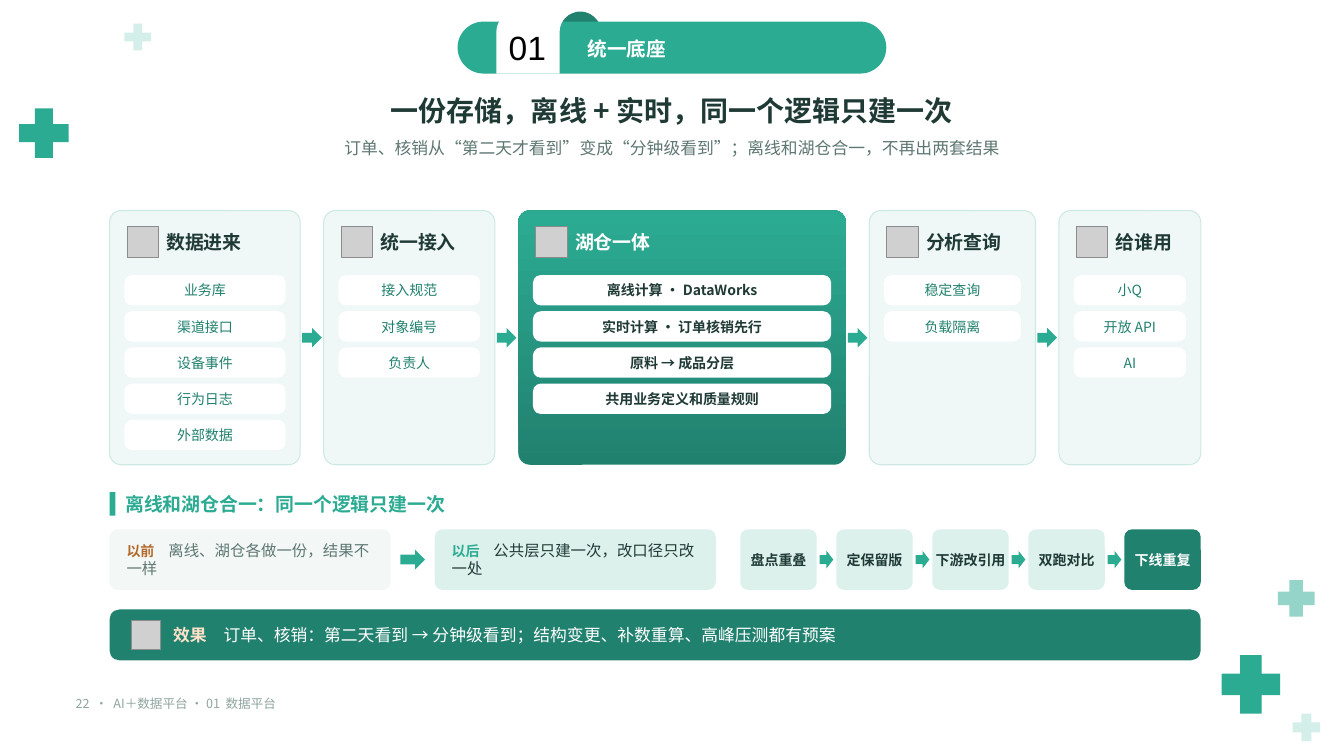
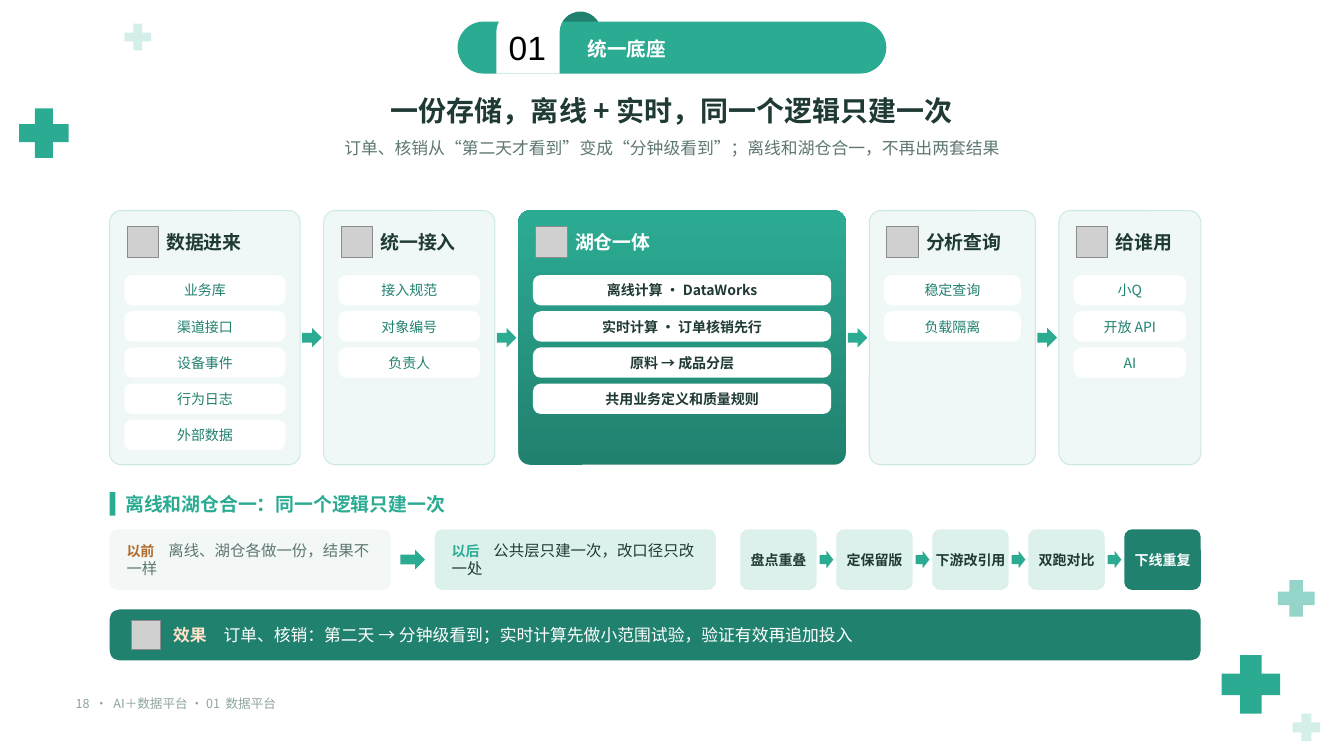
Before and after one commit to keanying/relevance, a slide deck: slide 18 of AI＋数据平台_老板汇报_青绿模板.pptx (slide 22 before the commit). Drawn at 1344x756 pixels with LibreOffice and Linux fonts; fonts in the diff are those of the drawing; grey boxes stand for pictures; background and template pictures are left out. Boxes give left, top, right and bottom in pixels: in the first picture for what was removed or moved away, otherwise in the second. Text is boxed around its words. In the diff, an @@ line names an element or a change of style, - is before the commit and + after.

```diff
--- a/AI＋数据平台_老板汇报_青绿模板.pptx
+++ b/AI＋数据平台_老板汇报_青绿模板.pptx
@@ text at (173, 627, 853, 644): text changed @@
-效果 订单、核销：第二天看到 → 分钟级看到；结构变更、补数重算、高峰压测都有预案
+效果 订单、核销：第二天 → 分钟级看到；实时计算先做小范围试验，验证有效再追加投入
@@ text at (76, 697, 276, 709): text changed @@
-22 · AI＋数据平台 · 01 数据平台
+18 · AI＋数据平台 · 01 数据平台
```
Also in this commit, not shown: 39 other slides changed, 4 slides removed.
